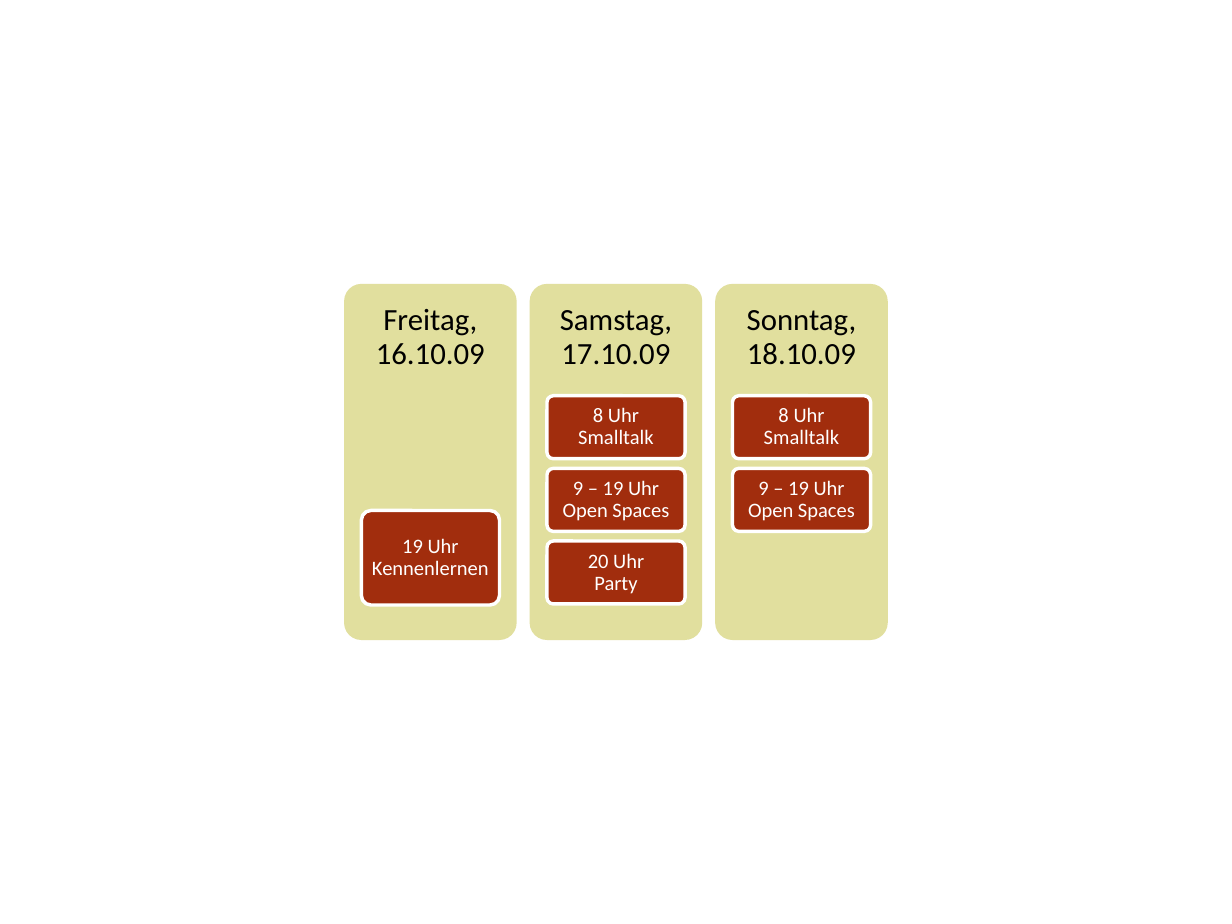
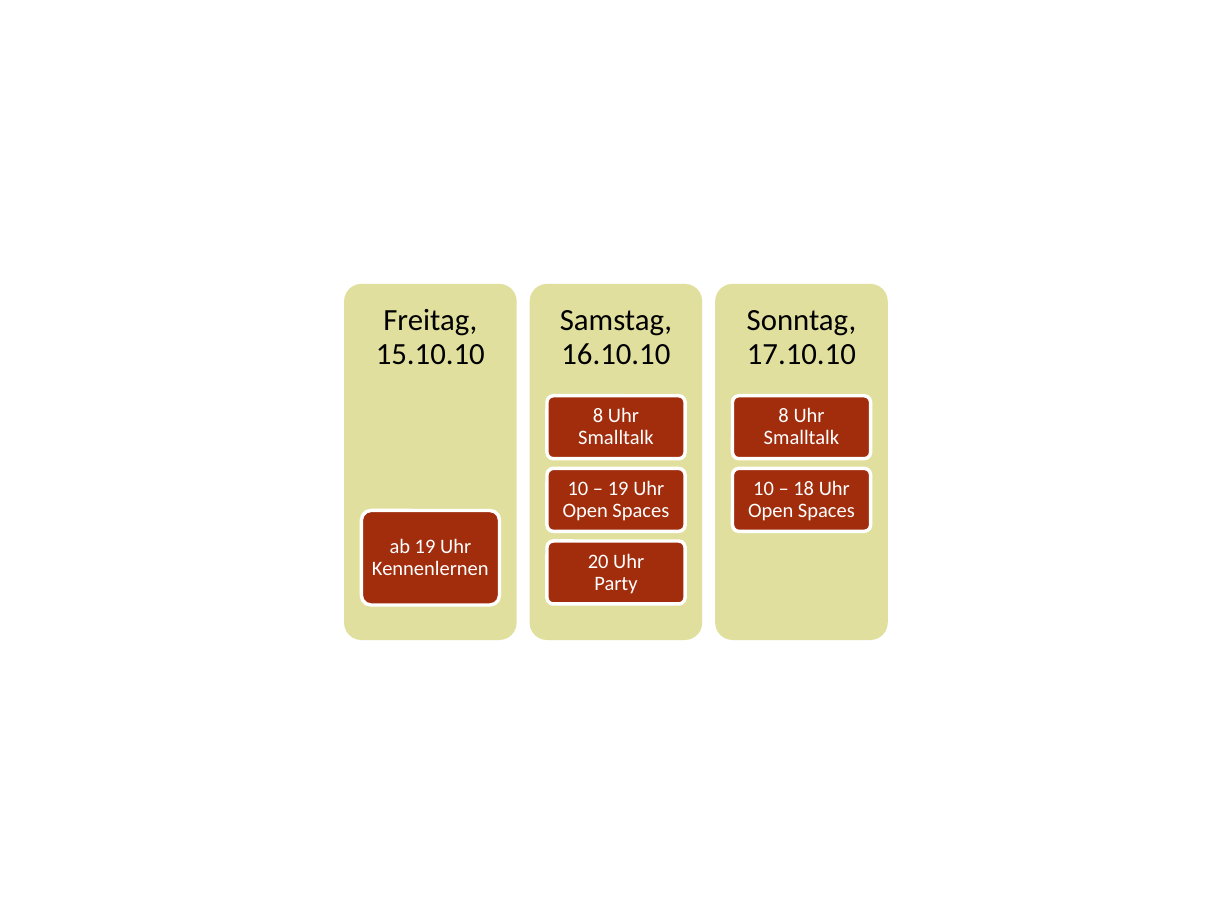
Before and after one commit to agross/netopenspace, a slide deck: slide 2 of source/images/images.pptx. Drawn at 1232x924 pixels with LibreOffice and Linux fonts; fonts in the diff are those of the drawing. Boxes give left, top, right and bottom in pixels: in the first picture for what was removed or moved away, otherwise in the second. Text is boxed around its words. In the diff, an @@ line names an element or a change of style, - is before the commit and + after.

```diff
--- a/source/images/images.pptx
+++ b/source/images/images.pptx
@@ text at (376, 309, 485, 365): text changed @@
-Freitag, 16.10.09
+Freitag, 15.10.10
@@ text at (560, 310, 672, 365): text changed @@
-Samstag, 17.10.09
+Samstag, 16.10.10
@@ text at (747, 310, 857, 365): text changed @@
-Sonntag, 18.10.09
+Sonntag, 17.10.10
@@ text at (563, 480, 669, 521): text changed @@
-9 – 19 Uhr
-Open Spaces
+10 – 19 Uhr
+Open Spaces
@@ text at (748, 480, 855, 521): text changed @@
-9 – 19 Uhr
-Open Spaces
+10 – 18 Uhr
+Open Spaces
@@ text at (372, 538, 489, 575): text changed @@
-19 Uhr Kennenlernen
+ab 19 Uhr Kennenlernen
```
Also in this commit, not shown: 6 other slides changed.
